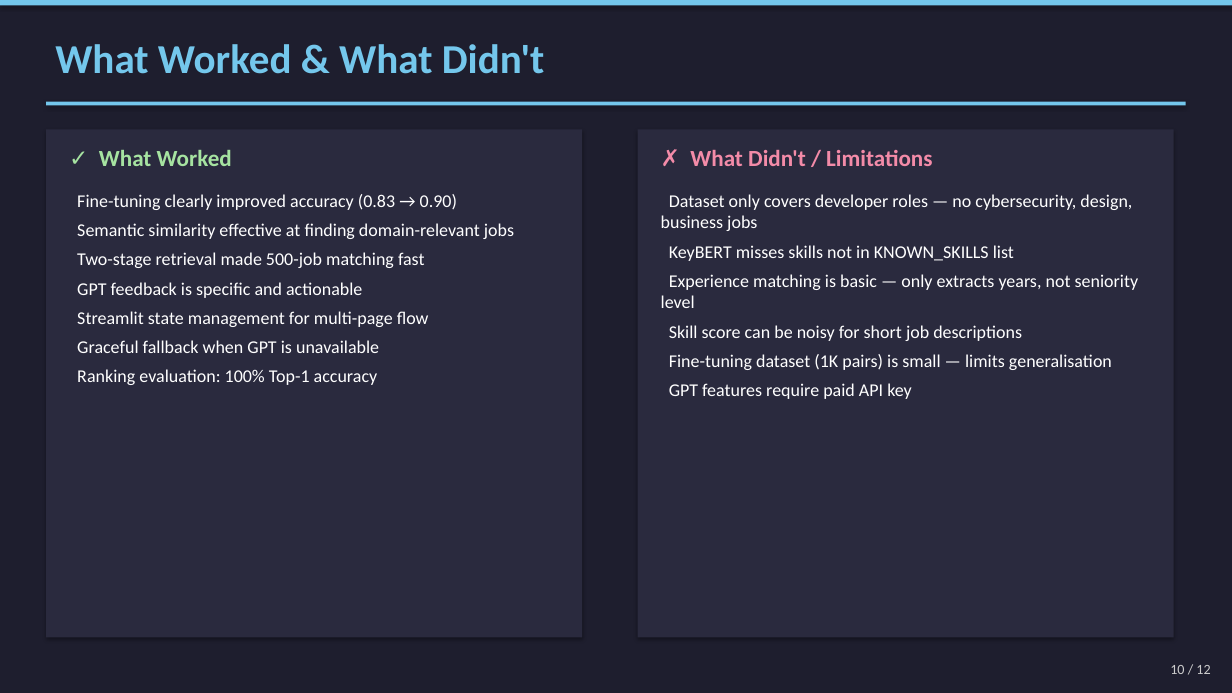
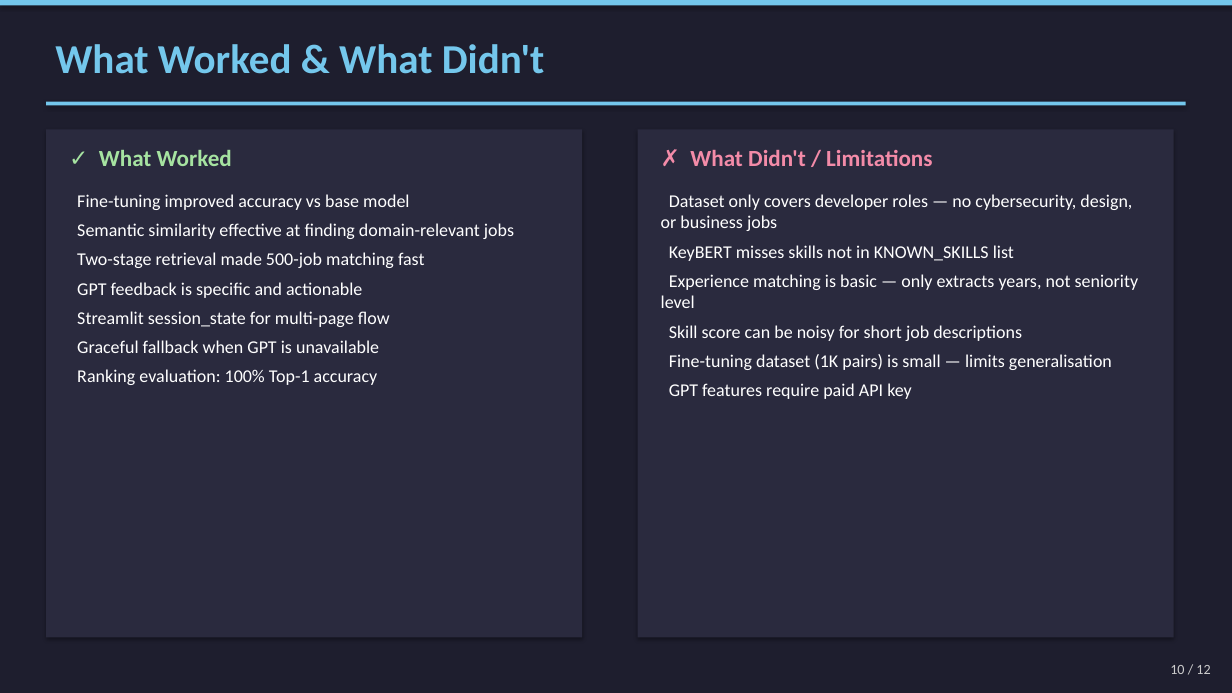
Before and after one commit to siemgls/ai-resume-job-matcher, a slide deck: slide 10 of AI_Resume_Job_Matcher_Presentation.pptx. Drawn at 1232x693 pixels with LibreOffice and Linux fonts; fonts in the diff are those of the drawing. Boxes give left, top, right and bottom in pixels: in the first picture for what was removed or moved away, otherwise in the second. Text is boxed around its words. In the diff, an @@ line names an element or a change of style, - is before the commit and + after.

```diff
--- a/AI_Resume_Job_Matcher_Presentation.pptx
+++ b/AI_Resume_Job_Matcher_Presentation.pptx
@@ text at bbox=[77, 194, 409, 210]: text changed @@
-Fine-tuning clearly improved accuracy (0.83 → 0.90)
+Fine-tuning improved accuracy vs base model
@@ text at bbox=[661, 194, 1132, 231]: text changed @@
-Dataset only covers developer roles — no cybersecurity, design, business jobs
+Dataset only covers developer roles — no cybersecurity, design, or business jobs
@@ text at bbox=[77, 311, 390, 327]: text changed @@
-Streamlit state management for multi-page flow
+Streamlit session_state for multi-page flow
```
Also in this commit, not shown: 9 other slides changed, 2 other files.
